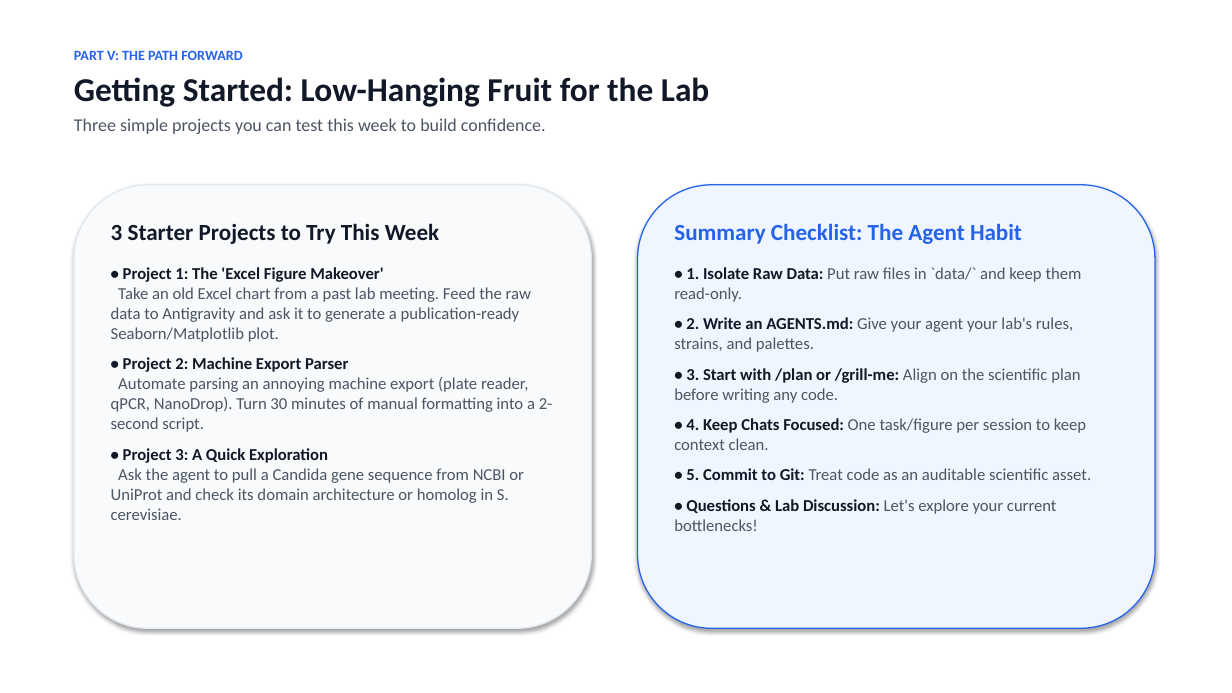
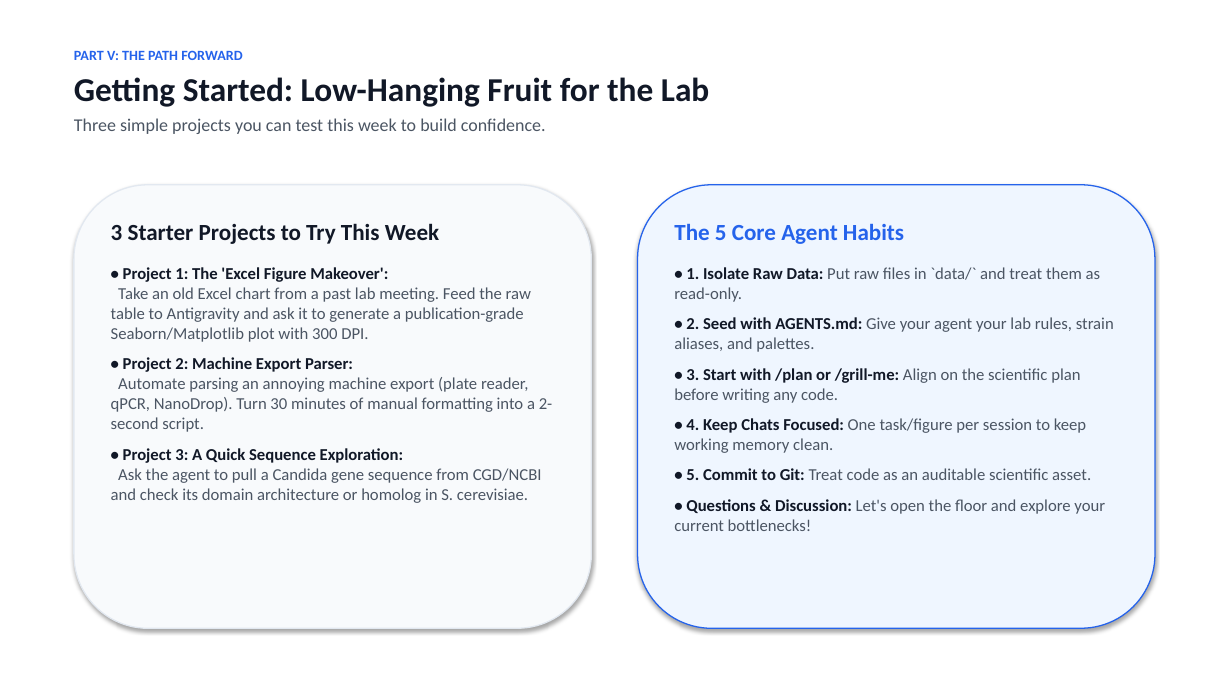
Before and after one commit to berman-lab/antigravity-intoduction-presentation, a slide deck: slide 18 of antigravity_lab_presentation.pptx (slide 17 before the commit). Drawn at 1232x693 pixels with LibreOffice and Linux fonts; fonts in the diff are those of the drawing. Boxes give left, top, right and bottom in pixels: in the first picture for what was removed or moved away, otherwise in the second. Text is boxed around its words. In the diff, an @@ line names an element or a change of style, - is before the commit and + after.

```diff
--- a/antigravity_lab_presentation.pptx
+++ b/antigravity_lab_presentation.pptx
@@ text at box(674, 223, 1114, 352): text changed @@
-Summary Checklist: The Agent Habit
-• 1. Isolate Raw Data: Put raw files in `data/` and keep them read-only.
-• 2. Write an AGENTS.md: Give your agent your lab's rules, strains, and palettes.
+The 5 Core Agent Habits
+• 1. Isolate Raw Data: Put raw files in `data/` and treat them as read-only.
+• 2. Seed with AGENTS.md: Give your agent your lab rules, strain aliases, and palettes.
@@ text at box(111, 267, 553, 503): text changed @@
-• Project 1: The 'Excel Figure Makeover'
-Take an old Excel chart from a past lab meeting. Feed the raw data to Antigravity and ask it to generate a publication-ready Seaborn/Matplotlib plot.
-• Project 2: Machine Export Parser
-Automate parsing an annoying machine export (plate reader, qPCR, NanoDrop). Turn 30 minutes of manual formatting into a 2-second script.
-• Project 3: A Quick Exploration
-Ask the agent to pull a Candida gene sequence from NCBI or UniProt and check its domain architecture or homolog in S. cerevisiae.
+• Project 1: The 'Excel Figure Makeover':
+Take an old Excel chart from a past lab meeting. Feed the raw table to Antigravity and ask it to generate a publication-grade Seaborn/Matplotlib plot with 300 DPI.
+• Project 2: Machine Export Parser:
+Automate parsing an annoying machine export (plate reader, qPCR, NanoDrop). Turn 30 minutes of manual formatting into a 2-second script.
+• Project 3: A Quick Sequence Exploration:
+Ask the agent to pull a Candida gene sequence from CGD/NCBI and check its domain architecture or homolog in S. cerevisiae.
@@ text at box(674, 418, 1086, 453): text changed @@
-• 4. Keep Chats Focused: One task/figure per session to keep context clean.
+• 4. Keep Chats Focused: One task/figure per session to keep working memory clean.
@@ text at box(674, 499, 1105, 531): text changed @@
-• Questions & Lab Discussion: Let's explore your current bottlenecks!
+• Questions & Discussion: Let's open the floor and explore your current bottlenecks!
```
Also in this commit, not shown: 9 other slides changed, 7 slides added, 6 slides removed, 4 other files.
